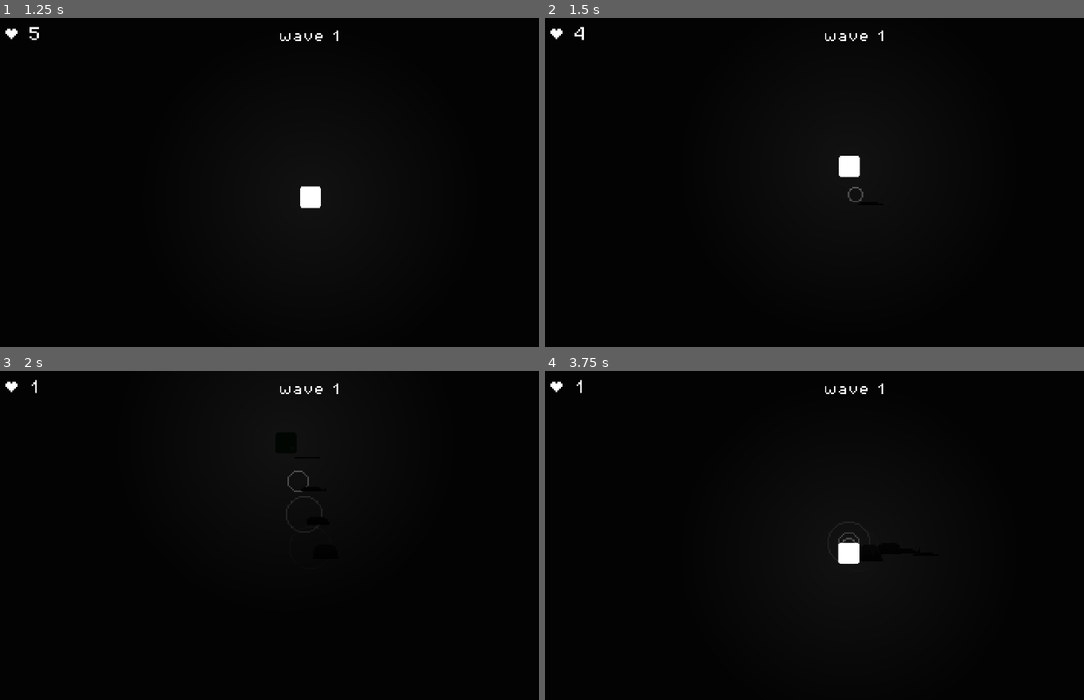
Above: before the commit, frames 1-4 (two rows, left to right).
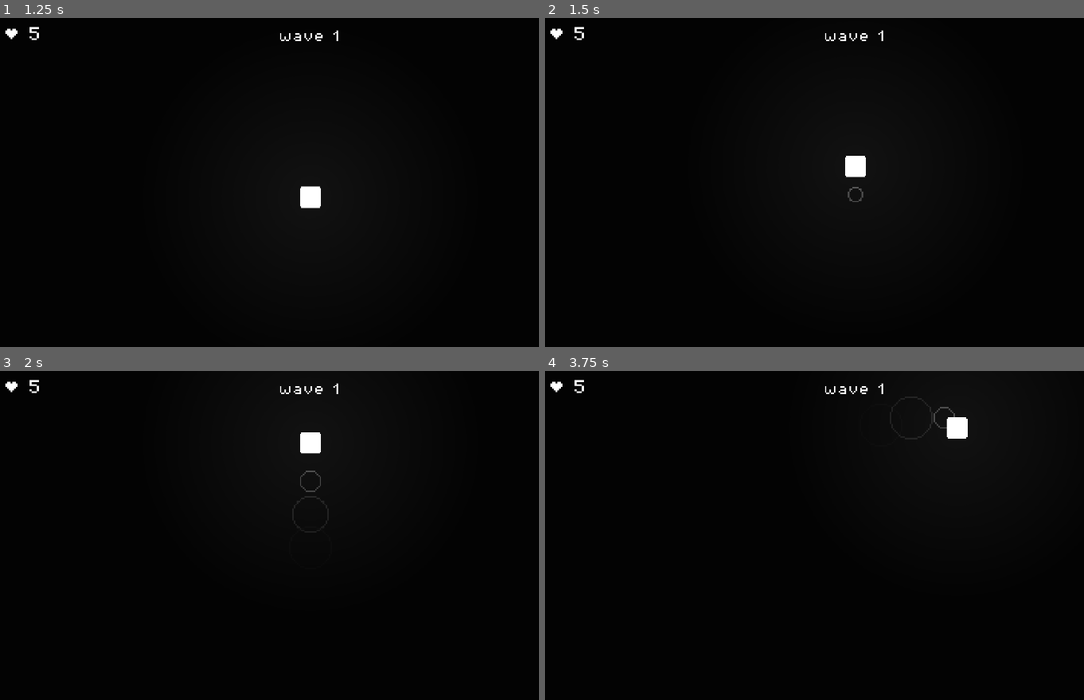
Above: after the commit, the same moments.

Repository: Cazik21/Blue_wave
Game: Godot game, scene res://scenes/tela_inicial.tscn
Two runs of this game, one before a commit and one after it. Both use one fixed random seed, a clock stepped at 60 frames per second and the inputs below.
Inputs (mouse positions are in pixels of both pictures, inside the frame that each line leads up to):
- Up to frame 1 (1.25 s): click "Start game" at 0.5 s
- Up to frame 2 (1.5 s): tap Enter at 1.25 s; move the mouse to (997, 179) at 1.27 s; hold W (W) from 1.28 s (still down)
- Up to frame 3 (2 s): keep holding W (W)
- Up to frame 4 (3.75 s): move the mouse to (728, 568) at 2.02 s; release W (W) at 2.03 s; tap A (A) at 2.1 s; tap W (W) at 2.3, 3.05 s; move the mouse to (916, 472) at 2.77 s; hold D (D) 2.78-3.53 s; move the mouse to (825, 621) at 3.52 s; tap S (S) at 3.6 s

Frame 1 is identical in both runs. In frame 2, 0.2% of the frame differs, in the area x 5-60%, y 2-49%; in frame 3, 0.4%; in frame 4, 0.8%, in the area x 5-79%, y 2-59%.

Commit message:
GITGITGIhehehehheheheh

Diff:
--- a/scenes/player.tscn
+++ b/scenes/player.tscn
@@ -64,3 +64,4 @@
 [node name="Timer" type="Timer" parent="."]
 
 [connection signal="body_entered" from="hurtbox" to="." method="_on_hurtbox_body_entered"]
+[connection signal="timeout" from="Timer" to="." method="_on_timer_timeout"]
--- a/scripts/animated_sprite_2d.gd
+++ b/scripts/animated_sprite_2d.gd
@@ -5,9 +5,6 @@
 @export var enemy_scene : PackedScene
 
 func _ready() -> void:
-	@warning_ignore("integer_division")
-	if randi_range(1, 1) == 1:
-		Messenger.spawn_grounded_enemy.emit()
 	play("1")
 	var tweenop = get_tree().create_tween()
 	tweenop.tween_property(self, "modulate",
--- a/scripts/enemy.gd
+++ b/scripts/enemy.gd
@@ -21,7 +21,9 @@
 var rng = RandomNumberGenerator.new()
 var org_color
 
+
 func _ready() -> void:
+	Messenger.org_color_for_enemy = anim.modulate
 	push_out_in_direction(Vector2.RIGHT) #Tem q fazer sistema de qual direcao
 	rng.randomize()
 	player = Messenger.player
--- a/scripts/messenger.gd
+++ b/scripts/messenger.gd
@@ -1,6 +1,5 @@
 extends Node
 
-var master_volume
 var can_spawn_enemy
 var tree
 var player
@@ -9,8 +8,8 @@
 var enemies_f
 var player_lifes : int = 5
 var point_to_shoot
-var music
-var sounds
+var org_color_for_enemy
+
 
 @warning_ignore("unused_signal")
 signal spawn_grounded_enemy
--- a/scripts/player.gd
+++ b/scripts/player.gd
@@ -11,7 +11,7 @@
 @export var waves_scene : PackedScene
 @export var enemy_scene : PackedScene
 
-var wait_time_for_ground_enemys : float = 3.5
+var wait_time_for_ground_enemys : float = 3
 var can_shoot : bool = true
 var shoot_colldown : float = 0.3
 var can_instantiate_waves : bool = true
@@ -22,6 +22,7 @@
 var speed : float = 100
 
 func _ready() -> void:
+	timer.wait_time = wait_time_for_ground_enemys
 	Messenger.spawn_grounded_enemy.connect(spawn_grounded_enemy)
 	reinice_timer()
 	Messenger.dano_player.connect(dano_player)
@@ -71,6 +72,8 @@
 		var wave_instance = waves_scene.instantiate()
 		get_tree().current_scene.add_child(wave_instance)
 		wave_instance.global_position = global_position
+		if randi_range(1, 1) == 1 and Messenger.can_spawn_enemy == 1:
+			spawn_grounded_enemy()
 		await get_tree().create_timer(0.2).timeout
 		can_instantiate_waves = true
 
@@ -105,12 +108,19 @@
 func reinice_timer():
 	Messenger.can_spawn_enemy = 0
 	timer.start()
-	timer.timeout.connect(timer_stop)
 
-func timer_stop():
-	Messenger.can_spawn_enemy = 1
 
 func spawn_grounded_enemy():
+	reinice_timer()
+	var globa_position = global_position
+	await get_tree().create_timer(1).timeout
 	var new_enemy_scene = enemy_scene.instantiate()
-	new_enemy_scene.global_position = global_position
+	new_enemy_scene.global_position = globa_position
 	add_sibling(new_enemy_scene)
+	new_enemy_scene.get_node("anim").modulate = Color.WHITE
+	await get_tree().create_timer(0.8).timeout
+	new_enemy_scene.get_node("anim").modulate = Messenger.org_color_for_enemy
+
+
+func _on_timer_timeout() -> void:
+	Messenger.can_spawn_enemy = 1
